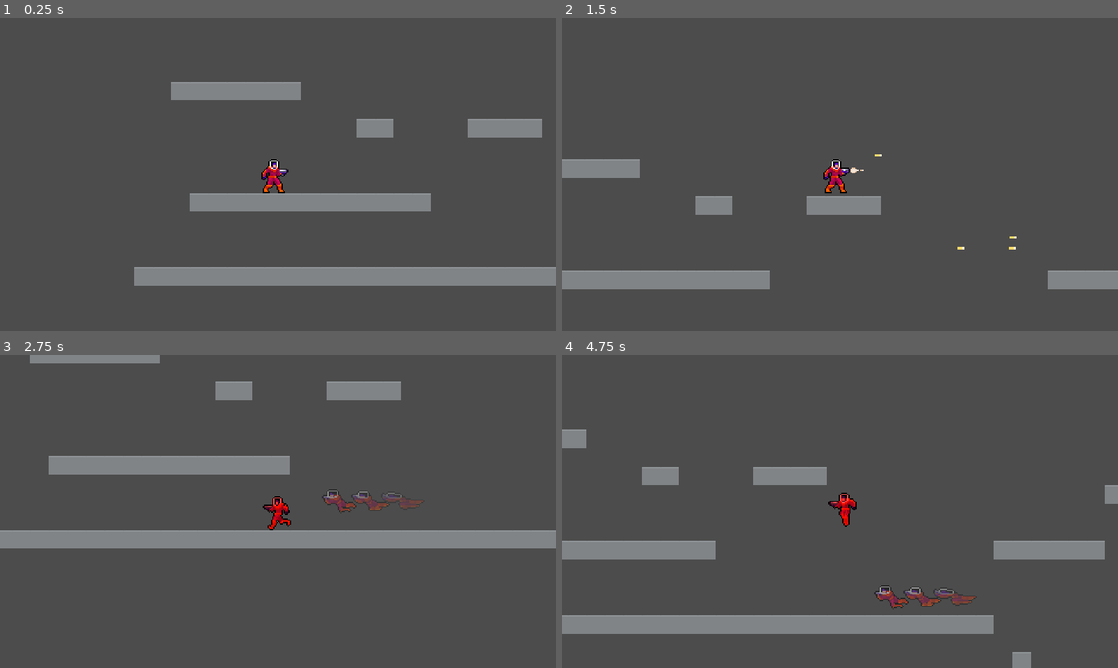
Above: before the commit, frames 1-4 (two rows, left to right).
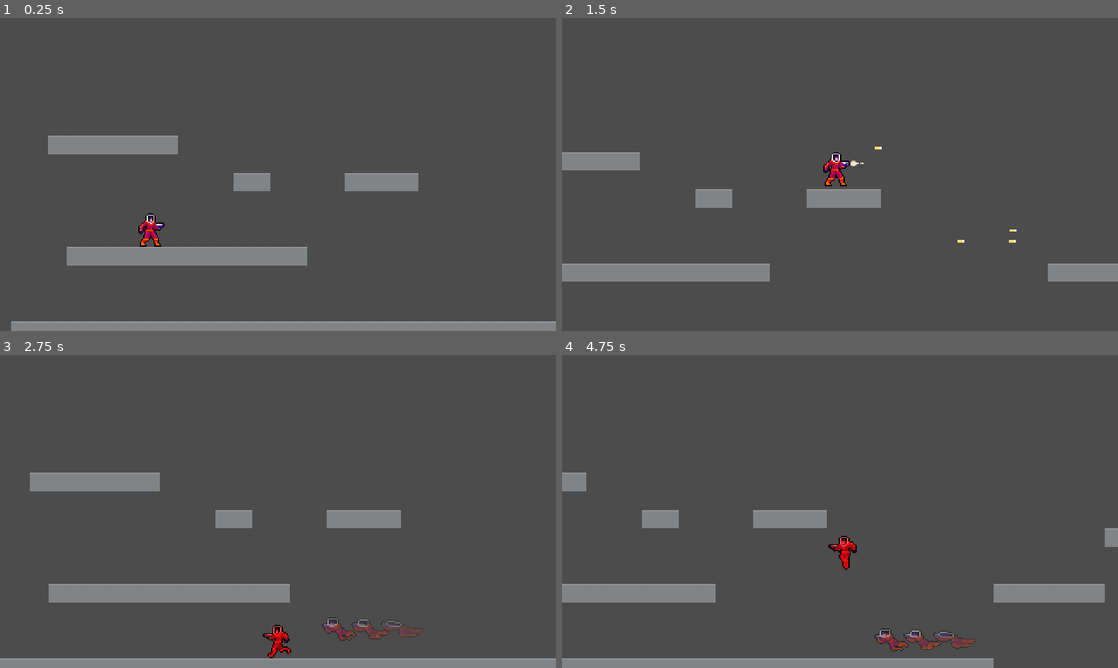
Above: after the commit, the same moments.

Repository: JuroUhlar/red_cascade
Game: Godot game, scene res://scenes/World.tscn
Two runs of this game, one before a commit and one after it. Both use one fixed random seed, a clock stepped at 60 frames per second and the inputs below.
Inputs:
- Up to frame 1 (0.25 s): no input
- Up to frame 2 (1.5 s): tap Enter at 0.5 s; hold Z (shoot) 0.53-1.28 s; hold D (move_right) from 0.53 s (still down); tap X (dash) at 0.6 s; tap Space (jump) at 0.77, 1.07 s; tap Z (shoot) at 1.35 s
- Up to frame 3 (2.75 s): tap Space (jump) at 1.52, 1.55, 1.82, 2.1 s; release D (move_right) at 2.03 s; hold A (move_left) from 2.03 s (still down); tap X (dash) at 2.3 s
- Up to frame 4 (4.75 s): release A (move_left) at 2.78 s; hold D (move_right) 2.78-4.28 s; tap X (dash) at 2.85, 4.35 s; tap Space (jump) at 3.02, 3.32, 3.77, 3.8, 4.07, 4.52 s; tap Z (shoot) at 3.05 s; hold Z (shoot) 3.53-4.28 s; hold A (move_left) from 4.28 s (still down)

The runs differ from the first frame. In frame 1, 18% of the frame differs, in the area x 2-100%, y 20-100%; in frame 2, 4.4%; in frame 3, 20%, in the area x 0-100%, y 0-100%; in frame 4, 18%.

Commit message:
Tutorial Scene created

Diff:
--- a/scenes/Player.tscn
+++ b/scenes/Player.tscn
@@ -7,20 +7,20 @@
 [ext_resource path="res://assets/Player/player-idle2.png" type="Texture" id=5]
 [ext_resource path="res://assets/Player/player-fall3.png" type="Texture" id=6]
 [ext_resource path="res://assets/Player/player-fall2.png" type="Texture" id=7]
-[ext_resource path="res://assets/Player/player-dash1.png" type="Texture" id=8]
-[ext_resource path="res://assets/Player/player-dash2.png" type="Texture" id=9]
-[ext_resource path="res://assets/Player/player-dash3.png" type="Texture" id=10]
-[ext_resource path="res://assets/Player/player-shoot1.png" type="Texture" id=11]
-[ext_resource path="res://assets/Player/player-shoot2.png" type="Texture" id=12]
+[ext_resource path="res://assets/Player/player-shoot1.png" type="Texture" id=8]
+[ext_resource path="res://assets/Player/player-shoot2.png" type="Texture" id=9]
+[ext_resource path="res://assets/Player/player-jump2.png" type="Texture" id=10]
+[ext_resource path="res://assets/Player/player-jump3.png" type="Texture" id=11]
+[ext_resource path="res://assets/Player/player-jump4.png" type="Texture" id=12]
 [ext_resource path="res://assets/Player/player-run1.png" type="Texture" id=13]
 [ext_resource path="res://assets/Player/player-run2.png" type="Texture" id=14]
 [ext_resource path="res://assets/Player/player-run3.png" type="Texture" id=15]
 [ext_resource path="res://assets/Player/player-run4.png" type="Texture" id=16]
 [ext_resource path="res://assets/Player/player-run5.png" type="Texture" id=17]
 [ext_resource path="res://assets/Player/player-run6.png" type="Texture" id=18]
-[ext_resource path="res://assets/Player/player-jump2.png" type="Texture" id=19]
-[ext_resource path="res://assets/Player/player-jump3.png" type="Texture" id=20]
-[ext_resource path="res://assets/Player/player-jump4.png" type="Texture" id=21]
+[ext_resource path="res://assets/Player/player-dash1.png" type="Texture" id=19]
+[ext_resource path="res://assets/Player/player-dash2.png" type="Texture" id=20]
+[ext_resource path="res://assets/Player/player-dash3.png" type="Texture" id=21]
 
 [sub_resource type="RectangleShape2D" id=1]
 extents = Vector2( 10.8078, 15 )
@@ -60,15 +60,15 @@
 "name": "fall",
 "speed": 8.0
 }, {
-"frames": [ ExtResource( 8 ), ExtResource( 9 ), ExtResource( 10 ) ],
-"loop": false,
-"name": "dash",
-"speed": 30.0
-}, {
-"frames": [ ExtResource( 11 ), ExtResource( 12 ) ],
+"frames": [ ExtResource( 8 ), ExtResource( 9 ) ],
 "loop": false,
 "name": "shoot",
 "speed": 12.0
+}, {
+"frames": [ ExtResource( 10 ), ExtResource( 11 ), ExtResource( 12 ) ],
+"loop": true,
+"name": "jump",
+"speed": 8.0
 }, {
 "frames": [ ExtResource( 13 ), ExtResource( 14 ), ExtResource( 15 ), ExtResource( 16 ), ExtResource( 17 ), ExtResource( 18 ) ],
 "loop": true,
@@ -76,9 +76,9 @@
 "speed": 12.0
 }, {
 "frames": [ ExtResource( 19 ), ExtResource( 20 ), ExtResource( 21 ) ],
-"loop": true,
-"name": "jump",
-"speed": 8.0
+"loop": false,
+"name": "dash",
+"speed": 30.0
 } ]
 
 [node name="Player" type="KinematicBody2D"]
@@ -118,6 +118,10 @@
 
 [node name="Camera2D" type="Camera2D" parent="."]
 current = true
+limit_left = 0
+limit_top = -14
+limit_right = 1410
+limit_bottom = 270
 
 [node name="trail" type="Particles2D" parent="."]
 visible = false
--- /dev/null
+++ b/scenes/Tutorial.tscn
@@ -0,0 +1,85 @@
+[gd_scene load_steps=12 format=2]
+
+[ext_resource path="res://assets/Background/red-cascade-tutorial-bg-0.png" type="Texture" id=1]
+[ext_resource path="res://assets/Background/red-cascade-tutorial-bg-1.png" type="Texture" id=2]
+[ext_resource path="res://scenes/Player.tscn" type="PackedScene" id=3]
+
+[sub_resource type="RectangleShape2D" id=1]
+extents = Vector2( 351, 8 )
+
+[sub_resource type="RectangleShape2D" id=2]
+extents = Vector2( 296, 10 )
+
+[sub_resource type="RectangleShape2D" id=3]
+extents = Vector2( 10, 80 )
+
+[sub_resource type="RectangleShape2D" id=4]
+extents = Vector2( 207, 8 )
+
+[sub_resource type="RectangleShape2D" id=5]
+extents = Vector2( 424, 10 )
+
+[sub_resource type="RectangleShape2D" id=6]
+extents = Vector2( 10, 79 )
+
+[sub_resource type="RectangleShape2D" id=7]
+extents = Vector2( 129, 10 )
+
+[sub_resource type="RectangleShape2D" id=8]
+extents = Vector2( 10, 17 )
+
+[node name="Tutorial" type="Node"]
+
+[node name="BG" type="Sprite" parent="."]
+position = Vector2( 705, 128 )
+texture = ExtResource( 1 )
+__meta__ = {
+"_edit_group_": true
+}
+
+[node name="BG Front" type="Sprite" parent="."]
+position = Vector2( 705, 128 )
+z_index = 2
+texture = ExtResource( 2 )
+
+[node name="Player" parent="." instance=ExtResource( 3 )]
+position = Vector2( 73, 208 )
+
+[node name="Walls" type="StaticBody2D" parent="."]
+editor/display_folded = true
+
+[node name="CollisionShape2D" type="CollisionShape2D" parent="Walls"]
+position = Vector2( 351, 232 )
+shape = SubResource( 1 )
+
+[node name="CollisionShape2D2" type="CollisionShape2D" parent="Walls"]
+position = Vector2( 296, 150 )
+shape = SubResource( 2 )
+
+[node name="CollisionShape2D3" type="CollisionShape2D" parent="Walls"]
+position = Vector2( 582, 80 )
+shape = SubResource( 3 )
+
+[node name="CollisionShape2D4" type="CollisionShape2D" parent="Walls"]
+position = Vector2( 992, 232 )
+shape = SubResource( 4 )
+
+[node name="CollisionShape2D5" type="CollisionShape2D" parent="Walls"]
+position = Vector2( 986, 22 )
+shape = SubResource( 5 )
+
+[node name="CollisionShape2D6" type="CollisionShape2D" parent="Walls"]
+position = Vector2( 1161, 175 )
+shape = SubResource( 6 )
+
+[node name="CollisionShape2D7" type="CollisionShape2D" parent="Walls"]
+position = Vector2( 1281, 106 )
+shape = SubResource( 7 )
+
+[node name="CollisionShape2D8" type="CollisionShape2D" parent="Walls"]
+position = Vector2( 661, 253 )
+shape = SubResource( 8 )
+
+[node name="CollisionShape2D9" type="CollisionShape2D" parent="Walls"]
+position = Vector2( 826, 253 )
+shape = SubResource( 8 )
Binary file added: assets/Background/red-cascade-tutorial-bg-0.png
Not shown, added: assets/Background/red-cascade-tutorial-bg-0.png.import
Binary file added: assets/Background/red-cascade-tutorial-bg-1.png
Not shown, added: assets/Background/red-cascade-tutorial-bg-1.png.import
Not shown: 3 places in scenes/Level.tscn that only renumber resources
